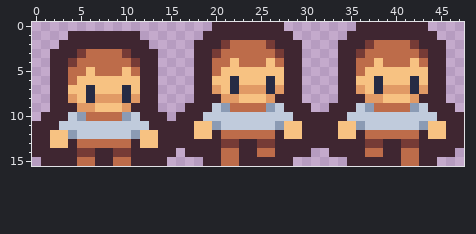
One commit to this pixel-art sprite: assets/sprites/player-sheet.png. Above, as it was before the edit.
The file is 48x16 pixels.
The result:
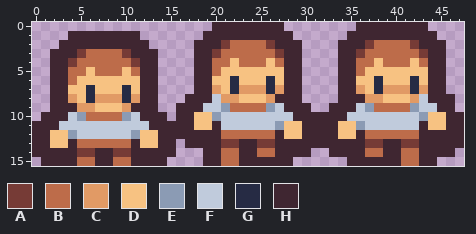
Palette (. is transparent): A #763b36  B #bd6c4a  C #e19a65  D #f7c282  E #8b9bb4  F #c0cbdc  G #262b44  H #3f2631
Author's note on the commit: changed player walk cycle
Change:
@@ x 0..47 @@
  7 ..HHDDGDDDGDHH....HHCDGCCCGCHH....HHCDGCCCGCHH..
- 8 ..HHCDGCCCGCHH....HHHCCDDDCHHH....HHHCCDDDCHHH..
- 9 ..HHHCCDDDCHHH...HHHFEBBBBEFHHH..HHHFEBBBBEFHHH.
-10 .HHHFEBBBBEFHHH.HHHFFFFFFFFFFHHHHHHFFFFFFFFFFHHH
-11 HHHFFFFFFFFFFHHHHHDDEFFFFFFEDDHHHHDDEFFFFFFEDDHH
-12 HHDDEFFFFFFEDDHHHHDDHBBBBBBHDDHHHHDDHBBBBBBHDDHH
-13 HHDDHBBBBBBHDDHHHHHHHAAHHAAHHHHHHHHHHAAHHAAHHHHH
-14 HHHHHAAHHAAHHHHH.HHHHBBHHBBHHHH..HHHHBBHHBBHHHH.
+ 8 ..HHCDGCCCGCHH...HHHFCCDDDCHHH....HHHCCDDDCFHHH.
+ 9 ..HHHCCDDDCHHH..HHHFFEBBBBEFHHH..HHHFEBBBBEFFHH.
+10 .HHHFEBBBBEFHHH.HHDDEFFFFFFFFHHHHHHFFFFFFFFEDDHH
+11 HHHFFFFFFFFFFHHHHHDDHFFFFFFEDDHHHHDDEFFFFFFHDDHH
+12 HHDDEFFFFFFEDDHHHHHHHBBBBBBHDDHHHHDDHBBBBBBHHHHH
+13 HHDDHBBBBBBHDDHH.HHHHAAHHAAHHHHHHHHHHAAHHAAHHHHH
+14 HHHHHAAHHAAHHHHH...HHBBHHBBHHHH..HHHHBBHHBBHHHH.
 15 .HHHHBBHHBBHHHH....HHBBHHHHHH......HHHHHHBBHH...
Where, in picture pixels (left, top, right, bottom), the same in both pictures:
changed: (176, 94, 221, 157)
changed: (419, 94, 455, 139)
